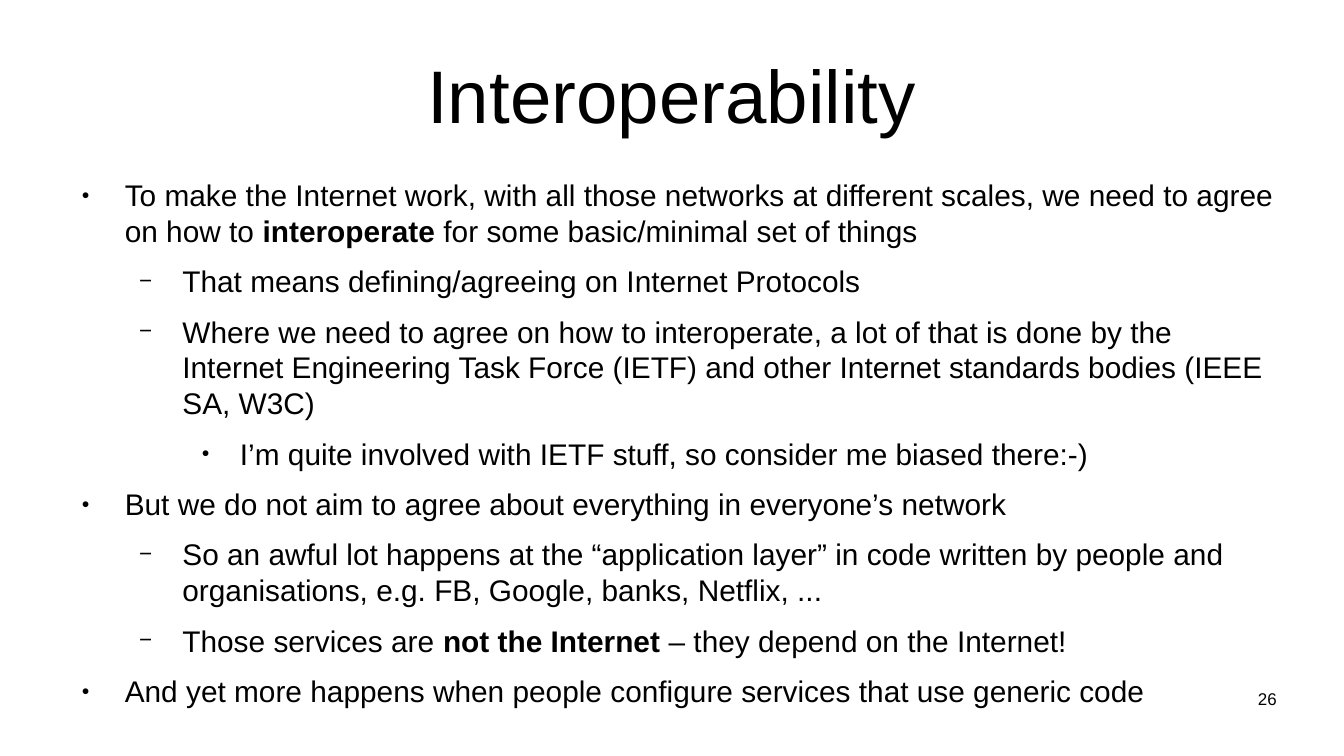
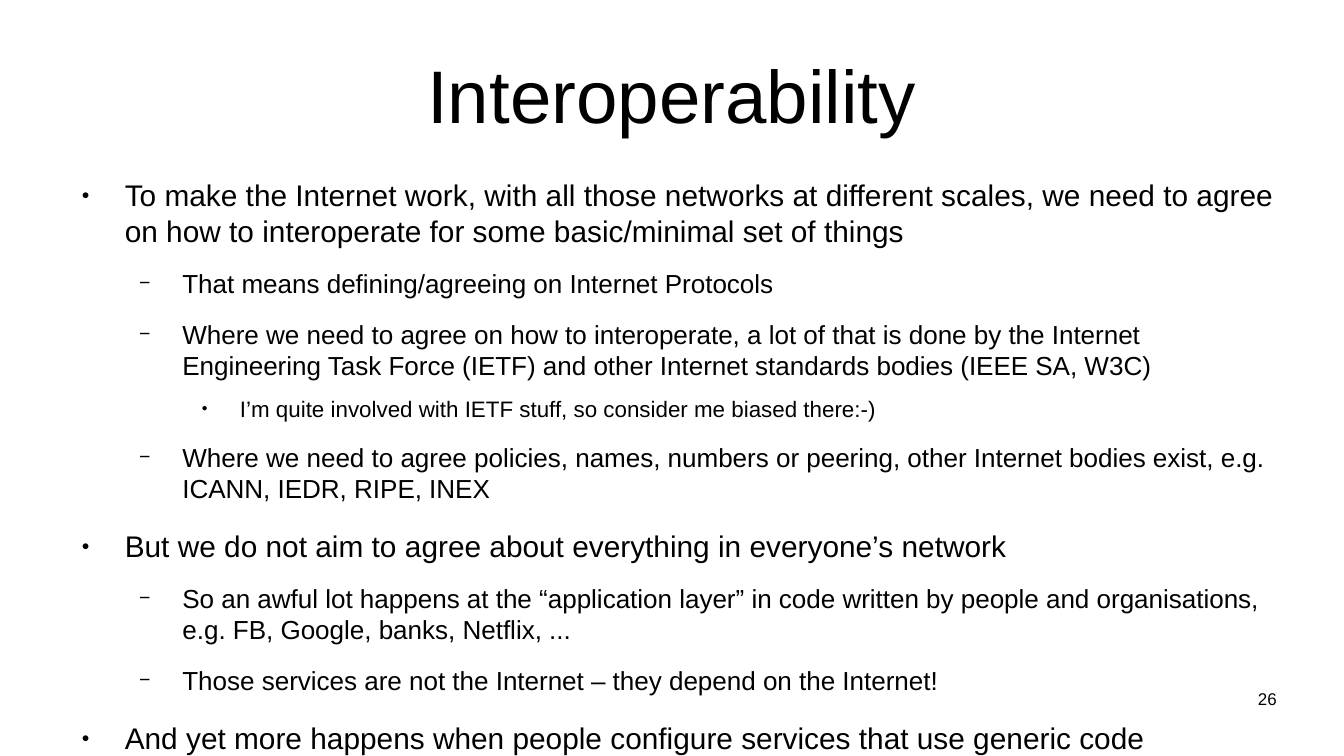
Before and after one commit to sftcd/witidtm, a slide deck: slide 26 of lectures/2026-2027/100-intro.odp. Drawn at 1344x756 pixels with LibreOffice and Linux fonts; fonts in the diff are those of the drawing. Boxes give left, top, right and bottom in pixels: in the first picture for what was removed or moved away, otherwise in the second. Text is boxed around its words. In the diff, an @@ line names an element or a change of style, - is before the commit and + after.

```diff
--- a/lectures/2026-2027/100-intro.odp
+++ b/lectures/2026-2027/100-intro.odp
@@ text at (125, 184, 1272, 755): bold off in "interoperate", "not the Internet"; size 17.6 to 15.4 pt in "That means defining/agreeing on Internet Protocols", "Where we need to agree on how ...", "So an awful lot happens at the ...", "Those services are not the Internet – ..."; size 17.6 to 13.2 pt in "I’m quite involved with IETF stuff, so ..."; more space between paragraphs @@
@@ text at (182, 448, 1264, 502): paragraph added @@
+  − Where we need to agree policies, names, numbers or peering, other Internet bodies exist, e.g. ICANN, IEDR, RIPE, INEX
```
Also in this commit, not shown: 15 other slides changed, 3 slides removed, 3 other files.
